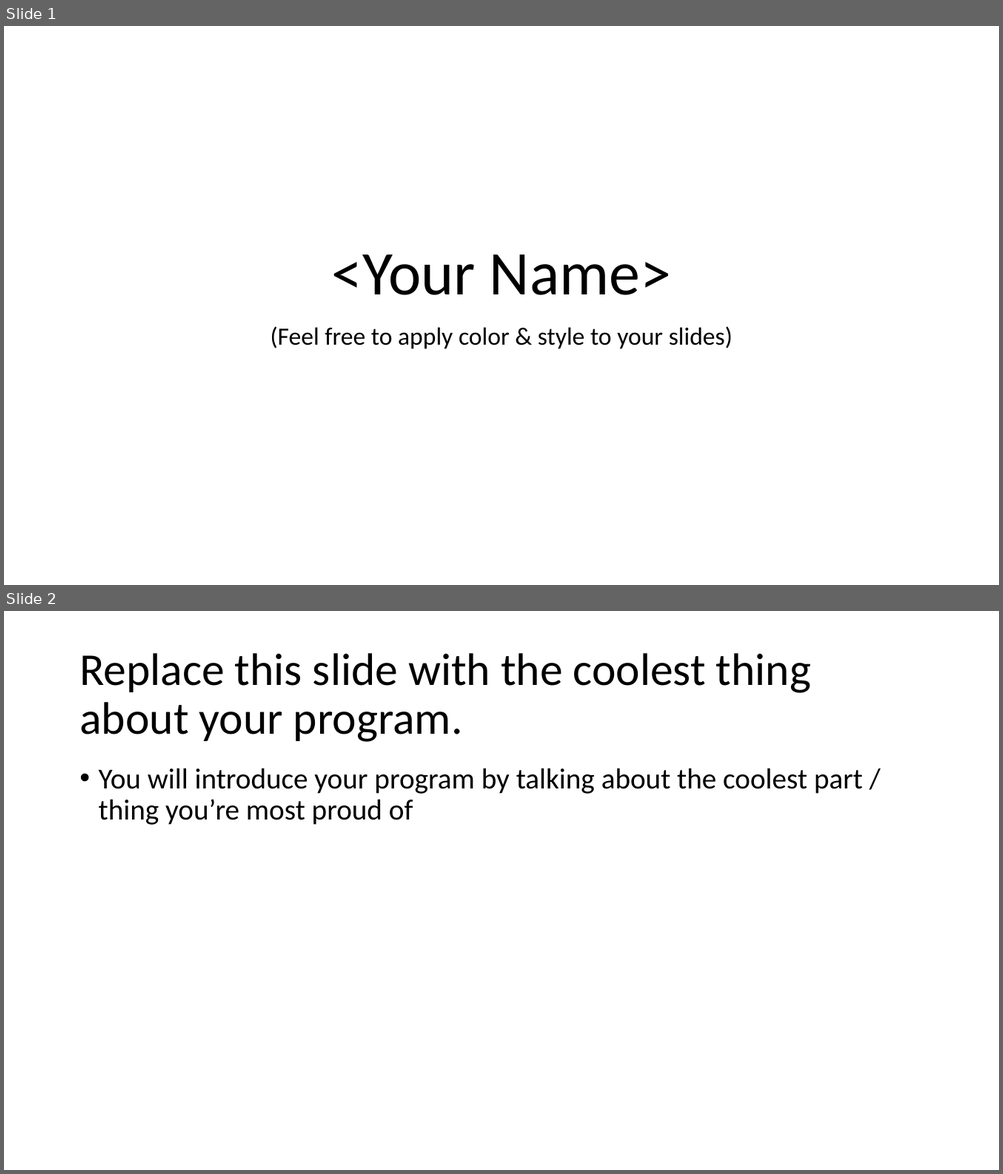
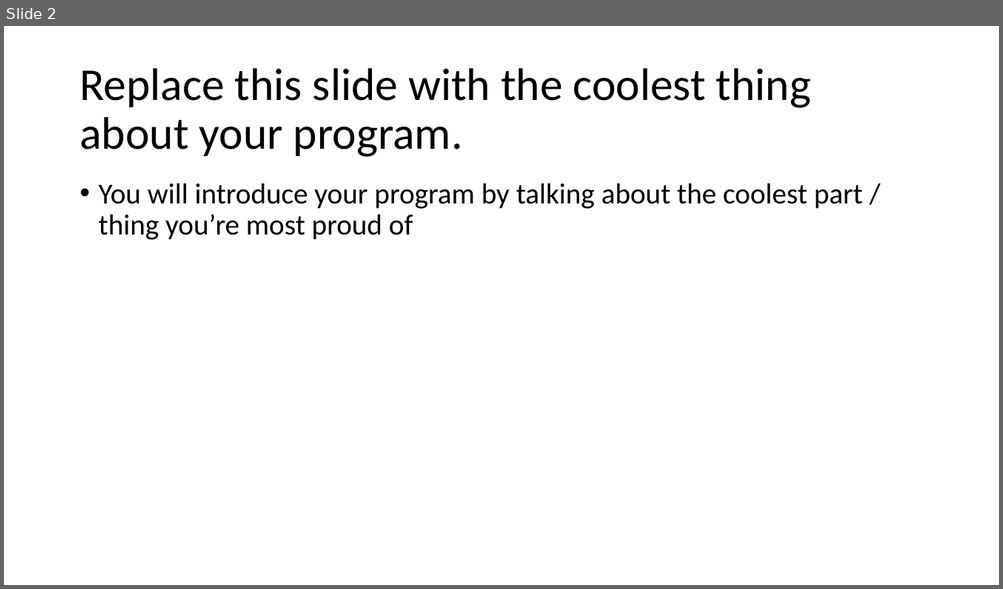
Before and after one commit to acarteas/2020-spring-cs211, a slide deck: milestones/presentation/presentation slide deck.pptx. Shown one above the other, each under a label of ours: slides 1 and 2 before the commit, slide 2 after it. The pictures are 1003x1174 and 1003x589 pixels, drawn with LibreOffice and Linux fonts; fonts in the diff are those of the drawing. Boxes give left, top, right and bottom in pixels: in the first picture for what was removed or moved away, otherwise in the second. Text is boxed around its words. In the diff, an @@ line names an element or a change of style, - is before the commit and + after.

```diff
--- a/milestones/presentation/presentation slide deck.pptx
+++ b/milestones/presentation/presentation slide deck.pptx
@@ slide 1 removed at (4, 26, 999, 585), background #FFFFFF @@
@@ title removed at (332, 255, 671, 295) @@
-<Your Name>
@@ subtitle removed at (270, 326, 732, 349) @@
-(Feel free to apply color & style to your slides)
```
Also in this commit, not shown: 1 slide changed, 1 slide added.
